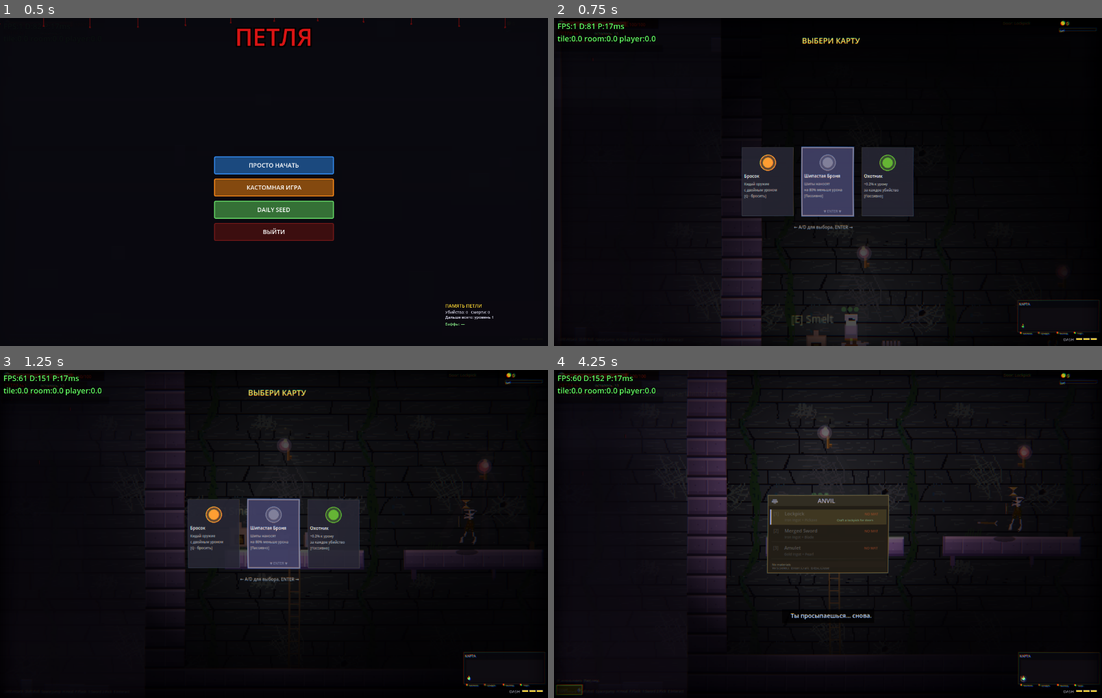
Above: before the commit, frames 1-4 (two rows, left to right).
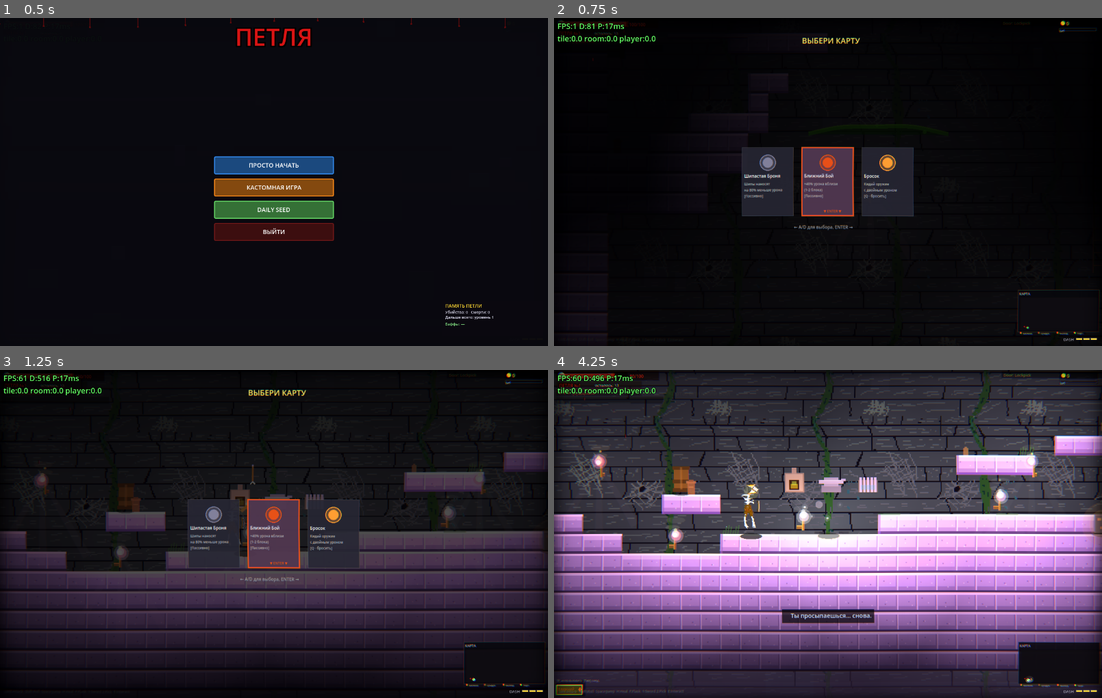
Above: after the commit, the same moments.

Repository: volcraft44/petlya-game
Game: Godot game, scene res://scenes/main.tscn
The game is run twice, just before and just after one commit, with the same random seed, the same clock (stepped at 60 frames per second) and the same inputs.
Inputs (mouse positions are in pixels of both pictures, inside the frame that each line leads up to):
- Up to frame 1 (0.5 s): no input
- Up to frame 2 (0.75 s): click "ПРОСТО НАЧАТЬ" at 0.5 s
- Up to frame 3 (1.25 s): no input
- Up to frame 4 (4.25 s): tap Enter (ui_accept) at 1.25 s; move the mouse to (948, 517) at 1.27 s; hold D (move_right) 1.28-2 s; tap E (interact) at 1.35 s; click (948, 517) at 1.42 s; tap Space (jump) at 1.52, 1.82 s; drag from (718, 550) to (1003, 524) at 2.02 s; move the mouse to (882, 461) at 2.77 s; hold A (move_left) 2.78-3.5 s; tap 1 at 2.85 s; drag from (800, 599) to (778, 524) at 3.52 s

Frame 1 is identical in both runs. In frame 2, 3.8% of the frame differs, in the area x 30-100%, y 29-100%; in frame 3, 34%; in frame 4, 88%, in the area x 0-100%, y 0-100%.

Commit message:
Bring back full cave maps + add floating jump-platforms and spike-BLOCK traps
The thin platformer ribbon left most of the map empty. Switch back to the
dense cave generator (fills the whole map) and post-process it into a
platformer challenge:
- Floating platforms injected into tall open halls so vertical space is used
  and there's something to jump to.
- New tile-based SPIKE BLOCKS (spike_blocks): hazard tiles that hurt on touch
  from any side, placeable on floors (point up), ceilings (down) and walls
  (sideways) — deliberate traps/obstacles to dodge or jump over. 0.6s damage
  cooldown, knockback away from the block. Rendered as spiked blocks oriented
  by direction, with screen-culling.

Co-Authored-By: Claude Opus 4.8 <noreply@anthropic.com>

Diff:
--- a/scripts/room.gd
+++ b/scripts/room.gd
@@ -121,6 +121,10 @@
 
 # Traps
 var spikes: Array = []         # {x, y, w} — spike strips on floor
+# Блоки шипов — тайловые ловушки/препятствия. Бьют при касании, можно ставить
+# на пол/потолок/стены/в воздух. dir = направление остриёв ("up/down/left/right").
+var spike_blocks: Array = []   # [{c, r, dir}]
+var _spike_hit_cd: float = 0.0
 
 # --- Платформер-генератор: общее состояние для сегментов-строителей ---
 var _pf_rng: RandomNumberGenerator = null
@@ -278,7 +282,8 @@
 	_enemy_scene_ref = enemy_scene
 	_set_biome(level)
 	_determine_challenge_type()
-	_generate_platformer()
+	_generate_cave()
+	_postprocess_platformer()   # доб. парящие платформы + шипы-препятствия
 	_build_collision()
 	_place_torches()
 	_calculate_dark_zones()
@@ -1295,6 +1300,95 @@
 	_pf_plat(c, c + 4, r)
 	return [c + 5, r]
 
+func _add_spike_block(c: int, r: int, dir: String) -> void:
+	if c < 1 or c >= grid_cols - 1 or r < 1 or r >= grid_rows - 1:
+		return
+	# Не дублируем блок в той же клетке.
+	for sb in spike_blocks:
+		if sb.c == c and sb.r == r:
+			return
+	spike_blocks.append({"c": c, "r": r, "dir": dir})
+
+func _postprocess_platformer():
+	# Превращаем пещеру в платформенный вызов: парящие платформы для запрыгивания
+	# в высоких залах (чтобы карта не пустовала) + БЛОКИ ШИПОВ как ловушки и
+	# препятствия на полу/потолке/стенах. Шипы — тайловые, бьют при касании,
+	# их нужно обходить/перепрыгивать → больше манёвра и неудобства для игрока.
+	spike_blocks.clear()
+	var rng := RandomNumberGenerator.new()
+	rng.randomize()
+
+	var sx_tile := -999
+	for cave in caves:
+		if cave.type == "start":
+			sx_tile = int(cave.x / tile_size)
+			break
+
+	# 1) Парящие платформы в высоких воздушных проёмах.
+	var plats_added := 0
+	var c := 5
+	while c < grid_cols - 5 and plats_added < 70:
+		c += rng.randi_range(4, 7)
+		var r := 4
+		while r < grid_rows - 3:
+			if grid[r][c] == 0:
+				var top := r
+				while r < grid_rows - 1 and grid[r][c] == 0:
+					r += 1
+				var bot := r                # первый твёрдый снизу
+				var h := bot - top
+				if h >= 6 and absi(c - sx_tile) > 5:
+					var pr := bot - rng.randi_range(3, 4)   # достижимо над дном
+					var pw := rng.randi_range(3, 5)
+					var ok := true
+					for cc in range(c, c + pw):
+						if cc >= grid_cols - 1 or grid[pr][cc] != 0 \
+							or grid[pr - 1][cc] != 0 or grid[pr + 1][cc] != 0:
+							ok = false
+							break
+					if ok:
+						for cc in range(c, c + pw):
+							grid[pr][cc] = 1
+						plats_added += 1
+						# Иногда — блок шипов на этой платформе (перепрыгнуть).
+						if rng.randf() < 0.30 and pw >= 4:
+							_add_spike_block(c + int(pw / 2), pr - 1, "up")
+			else:
+				r += 1
+
+	# 2) Блоки шипов как ловушки — на полах, потолках и стенах.
+	var sb_added := 0
+	var c2 := 6
+	while c2 < grid_cols - 6 and sb_added < 55:
+		c2 += rng.randi_range(3, 7)
+		if absi(c2 - sx_tile) <= 5:
+			continue
+		var kind := rng.randi() % 3
+		for rr in range(5, grid_rows - 3):
+			if kind == 0:
+				# Пол: острия вверх (блок в воздухе над твёрдым полом).
+				if grid[rr][c2] == 1 and grid[rr - 1][c2] == 0 and grid[rr - 2][c2] == 0:
+					_add_spike_block(c2, rr - 1, "up")
+					sb_added += 1
+					break
+			elif kind == 1:
+				# Потолок: острия вниз (блок в воздухе под твёрдым потолком).
+				if grid[rr][c2] == 1 and grid[rr + 1][c2] == 0 and grid[rr + 2][c2] == 0:
+					_add_spike_block(c2, rr + 1, "down")
+					sb_added += 1
+					break
+			else:
+				# Стена: острия в проход вбок.
+				if grid[rr][c2] == 0:
+					if c2 > 1 and grid[rr][c2 - 1] == 1 and grid[rr][c2 + 1] == 0:
+						_add_spike_block(c2, rr, "right")
+						sb_added += 1
+						break
+					elif c2 < grid_cols - 2 and grid[rr][c2 + 1] == 1 and grid[rr][c2 - 1] == 0:
+						_add_spike_block(c2, rr, "left")
+						sb_added += 1
+						break
+
 func _generate_cave():
 	grid.clear()
 	explored.clear()
@@ -2881,6 +2975,8 @@
 	# один раз, Godot кэширует draw-команды. Это убирает спайки кадра.
 
 	# Trap checks
+	if _spike_hit_cd > 0.0:
+		_spike_hit_cd -= delta
 	if player_ref and is_instance_valid(player_ref) and not player_ref.is_dead:
 		var px = player_ref.global_position.x
 		var py = player_ref.global_position.y
@@ -2890,6 +2986,22 @@
 				var spike_center_x = sp.x + sp.w * 0.5
 				var kb_dir_x = 1.0 if px > spike_center_x else -1.0
 				player_ref.take_damage(10, Vector2(kb_dir_x * 0.5, -1.0).normalized())
+		# Блоки шипов — бьют при касании с ЛЮБОЙ стороны (ловушки/препятствия).
+		# Хитбокс игрока ~7x16 с центром (px, py-8): проверяем пересечение с тайлом.
+		if _spike_hit_cd <= 0.0:
+			for sb in spike_blocks:
+				var bx: float = sb.c * tile_size
+				var by: float = sb.r * tile_size
+				if px + 4.0 > bx and px - 4.0 < bx + tile_size \
+					and py > by - 1.0 and py - 16.0 < by + tile_size:
+					var bcx: float = bx + tile_size * 0.5
+					var bcy: float = by + tile_size * 0.5
+					var kdir := Vector2(px - bcx, (py - 8.0) - bcy)
+					if kdir.length() < 0.5:
+						kdir = Vector2(0, -1)
+					player_ref.take_damage(12, kdir.normalized())
+					_spike_hit_cd = 0.6   # анти-спам урона
+					break
 		# Poison pools — DOT or heal (acid_water card)
 		for pp in poison_pipes:
 			var ph = pp.get("pool_h", 8.0)
@@ -4897,6 +5009,42 @@
 			if fmod(float(i) * 3.7, 5.0) < 1.0:
 				draw_circle(Vector2(sx, y - 4), 1.0, Color(0.6, 0.1, 0.1, 0.4))
 
+	# Блоки шипов — тайловые ловушки. Острия смотрят по dir.
+	for sb in spike_blocks:
+		var bx: float = sb.c * tile_size
+		if bx + tile_size < vx0 or bx > vx1:
+			continue
+		var by: float = sb.r * tile_size
+		var ts: float = float(tile_size)
+		var dir: String = sb.get("dir", "up")
+		# Тёмное основание-блок
+		draw_rect(Rect2(bx, by, ts, ts), Color(0.16, 0.16, 0.2, 0.85))
+		var teeth := 4
+		var metal := Color(0.55, 0.56, 0.62, 0.95)
+		var tip := Color(0.82, 0.84, 0.9, 0.9)
+		for i in teeth:
+			var f0 := bx + ts * (float(i) + 0.1) / teeth
+			var f1 := bx + ts * (float(i) + 0.9) / teeth
+			var fmid := (f0 + f1) * 0.5
+			var g0 := by + ts * (float(i) + 0.1) / teeth
+			var g1 := by + ts * (float(i) + 0.9) / teeth
+			var gmid := (g0 + g1) * 0.5
+			match dir:
+				"down":
+					draw_colored_polygon(PackedVector2Array([
+						Vector2(f0, by), Vector2(f1, by), Vector2(fmid, by + ts)]), metal)
+					draw_line(Vector2(fmid, by + ts), Vector2(fmid, by + ts * 0.5), tip, 0.7)
+				"left":
+					draw_colored_polygon(PackedVector2Array([
+						Vector2(bx + ts, g0), Vector2(bx + ts, g1), Vector2(bx, gmid)]), metal)
+				"right":
+					draw_colored_polygon(PackedVector2Array([
+						Vector2(bx, g0), Vector2(bx, g1), Vector2(bx + ts, gmid)]), metal)
+				_:  # up
+					draw_colored_polygon(PackedVector2Array([
+						Vector2(f0, by + ts), Vector2(f1, by + ts), Vector2(fmid, by)]), metal)
+					draw_line(Vector2(fmid, by), Vector2(fmid, by + ts * 0.5), tip, 0.7)
+
 	# Poison pools (with optional pipes)
 	for pp in poison_pipes:
 		# Draw pipe if present
